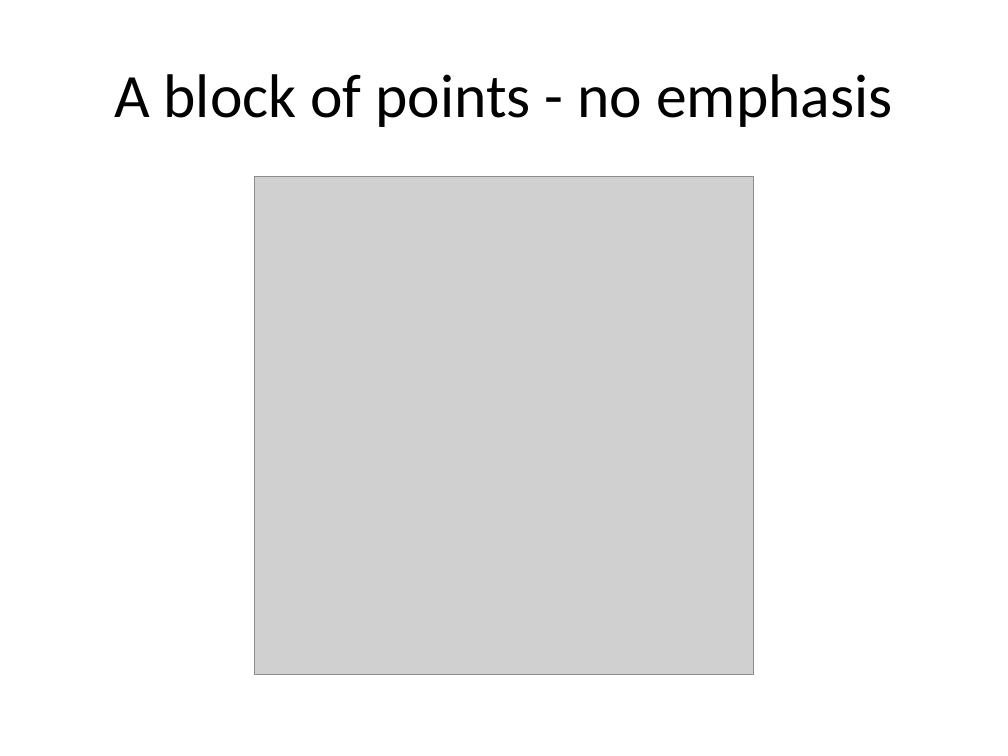
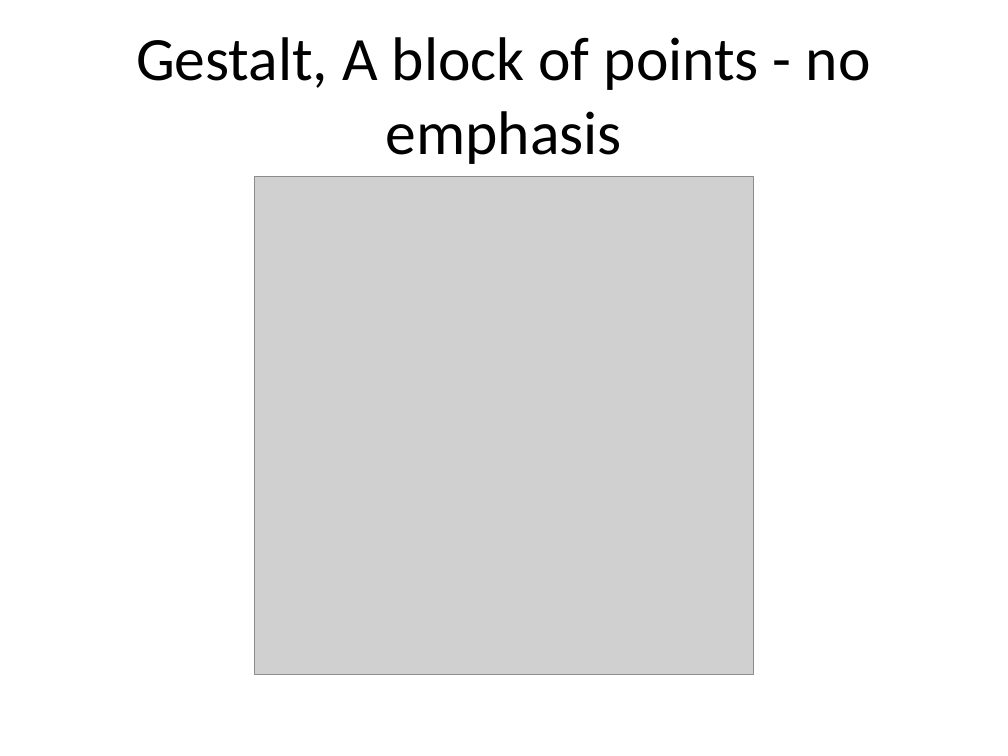
Before and after one commit to pmean/data-visualization, a slide deck: slide 4 of data-viz-03/component/tutorial-gestalt.pptx. Drawn at 1008x756 pixels with LibreOffice and Linux fonts; fonts in the diff are those of the drawing; grey boxes stand for pictures. Boxes give left, top, right and bottom in pixels: in the first picture for what was removed or moved away, otherwise in the second. Text is boxed around its words. In the diff, an @@ line names an element or a change of style, - is before the commit and + after.

```diff
--- a/data-viz-03/component/tutorial-gestalt.pptx
+++ b/data-viz-03/component/tutorial-gestalt.pptx
@@ title at bbox=[136, 37, 871, 164]: text changed @@
-A block of points - no emphasis
+Gestalt, A block of points - no emphasis
```
Also in this commit, not shown: 4 other slides changed, 7 slides added, 6 slides removed, 16 other files.
